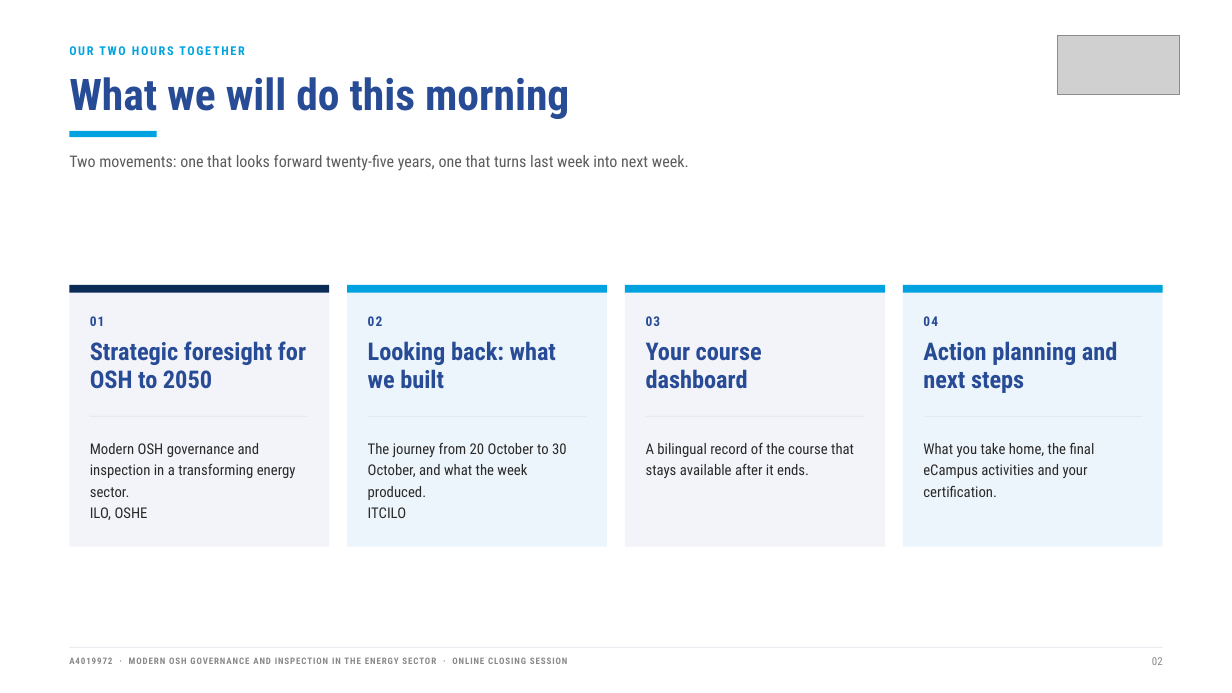
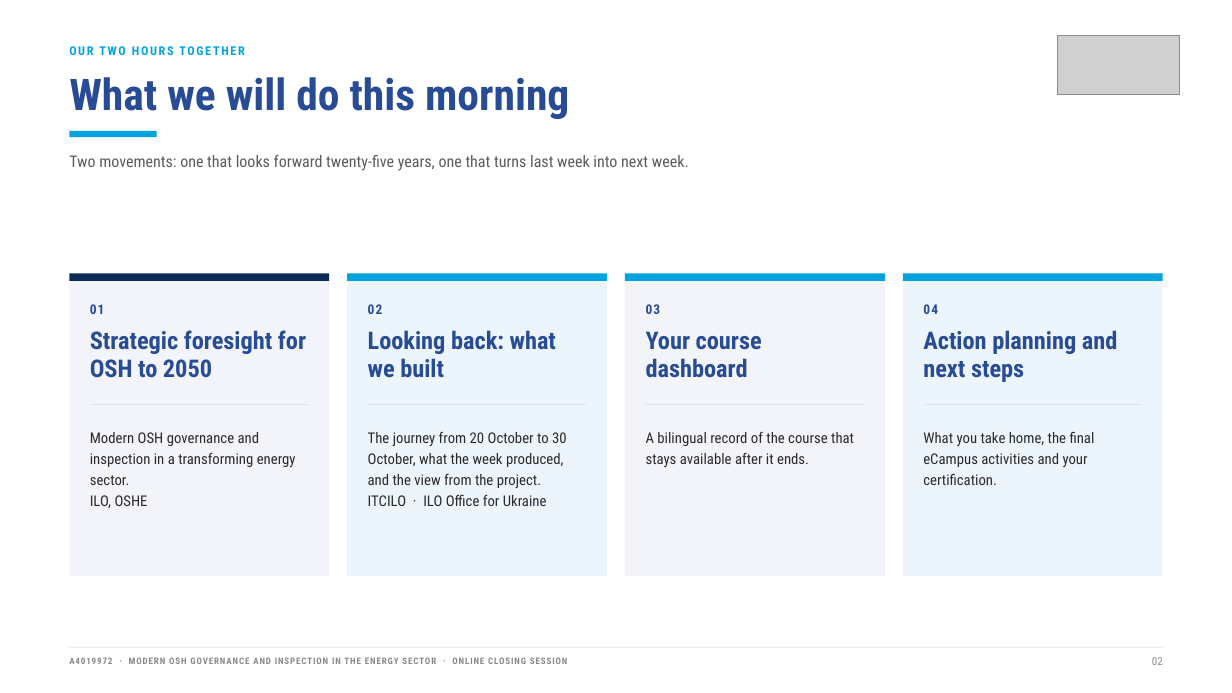
Before and after one commit to olena-vazhynska/Modern-Energy-Sector_Ukraine, a slide deck: slide 2 of assets/decks/A4019972_Closing_Webinar_4Nov2026_EN.pptx. Drawn at 1232x693 pixels with LibreOffice and Linux fonts; fonts in the diff are those of the drawing; grey boxes stand for pictures. Boxes give left, top, right and bottom in pixels: in the first picture for what was removed or moved away, otherwise in the second. Text is boxed around its words. In the diff, an @@ line names an element or a change of style, - is before the commit and + after.

```diff
--- a/assets/decks/A4019972_Closing_Webinar_4Nov2026_EN.pptx
+++ b/assets/decks/A4019972_Closing_Webinar_4Nov2026_EN.pptx
@@ rectangle: place and size @@
-rectangle at (69, 285, 329, 546)
+rectangle at (69, 274, 329, 577)
@@ rectangle: place and size @@
-rectangle at (348, 285, 607, 546)
+rectangle at (348, 274, 607, 577)
@@ rectangle: place and size @@
-rectangle at (625, 285, 884, 546)
+rectangle at (625, 274, 884, 577)
@@ rectangle: place and size @@
-rectangle at (903, 285, 1163, 546)
+rectangle at (903, 274, 1163, 577)
@@ 11 texts, 8 rectangles: place and size @@
-11 texts, 8 rectangles at (69, 285, 1163, 520)
+11 texts, 8 rectangles at (69, 274, 1163, 508)
@@ text at (368, 432, 567, 506): text changed @@
-The journey from 20 October to 30 October, and what the week produced.
-ITCILO
+The journey from 20 October to 30 October, what the week produced, and the view from the project.
+ITCILO · ILO Office for Ukraine
```
Also in this commit, not shown: 7 other slides changed, 2 slides added, 5 other files.
